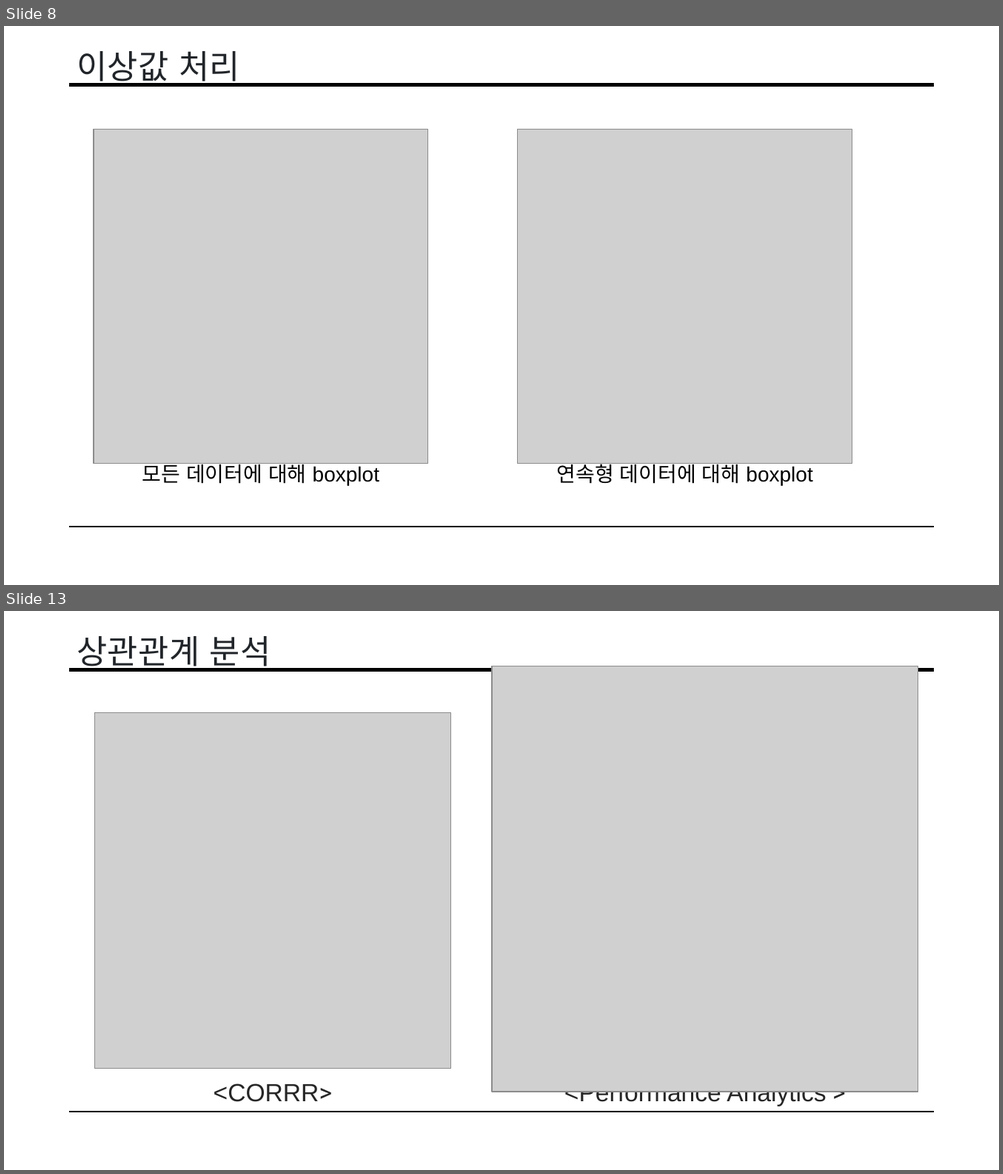
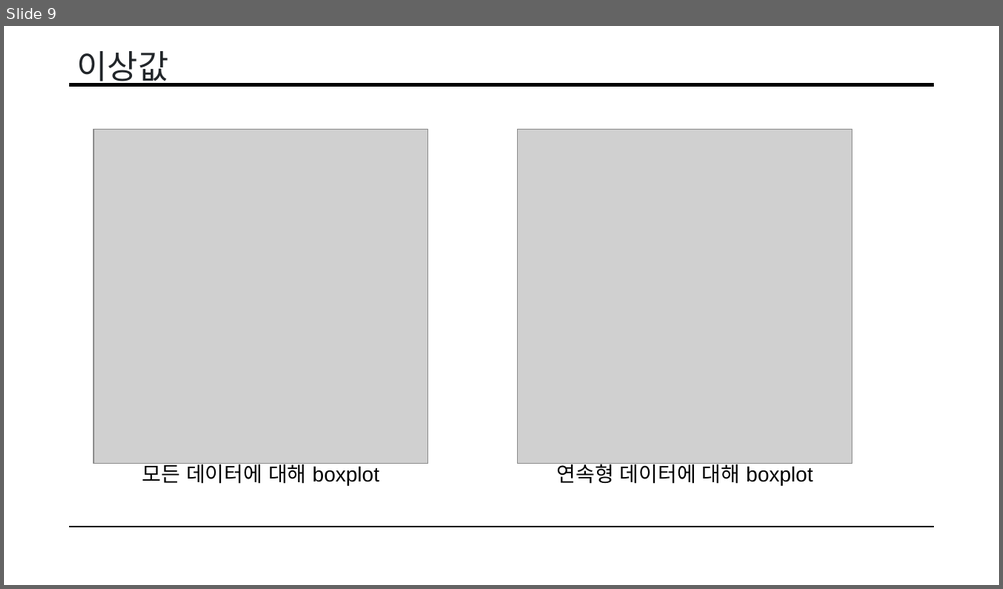
Before and after one commit to pillwood/Heart-Disease-Prediction, a slide deck: 201조 데이터 전처리.pptx. Shown one above the other, each under a label of ours: slides 8 and 13 before the commit, slide 9 after it; the slides between them are not shown. The pictures are 1003x1174 and 1003x589 pixels, drawn with LibreOffice and Linux fonts; fonts in the diff are those of the drawing; grey boxes stand for pictures. Boxes give left, top, right and bottom in pixels: in the first picture for what was removed or moved away, otherwise in the second. Text is boxed around its words. In the diff, an @@ line names an element or a change of style, - is before the commit and + after.

Commit message:
Add files via upload
상관관계준석 내용 삭제

```diff
--- a/201조 데이터 전처리.pptx
+++ b/201조 데이터 전처리.pptx
@@ slide 13 removed at [4, 611, 999, 1170], background #FFFFFF; not listed: 2 template elements that a slide beside it also shows @@
@@ title removed at [77, 636, 271, 672] @@
-상관관계 분석
@@ picture removed at [492, 667, 918, 1092] @@
@@ picture removed at [94, 712, 450, 1068] @@
@@ text removed at [213, 1084, 332, 1102] @@
-<CORRR>
@@ text removed at [564, 1091, 825, 1107] @@
-<Performance Analytics >
@@ what was slide 8 is now slide 9 @@
@@ slide 9 changed as well @@
@@ title at [77, 51, 169, 87]: text changed @@
-이상값 처리
+이상값
```
Also in this commit, not shown: 9 other slides changed, 5 other slides removed.
